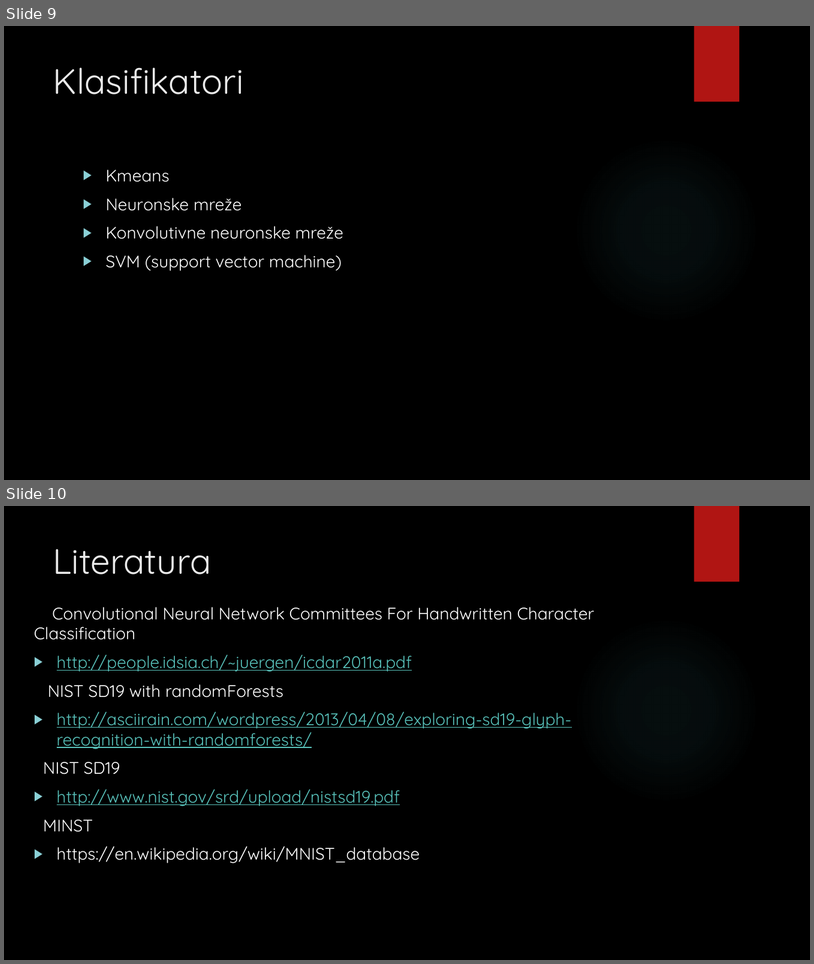
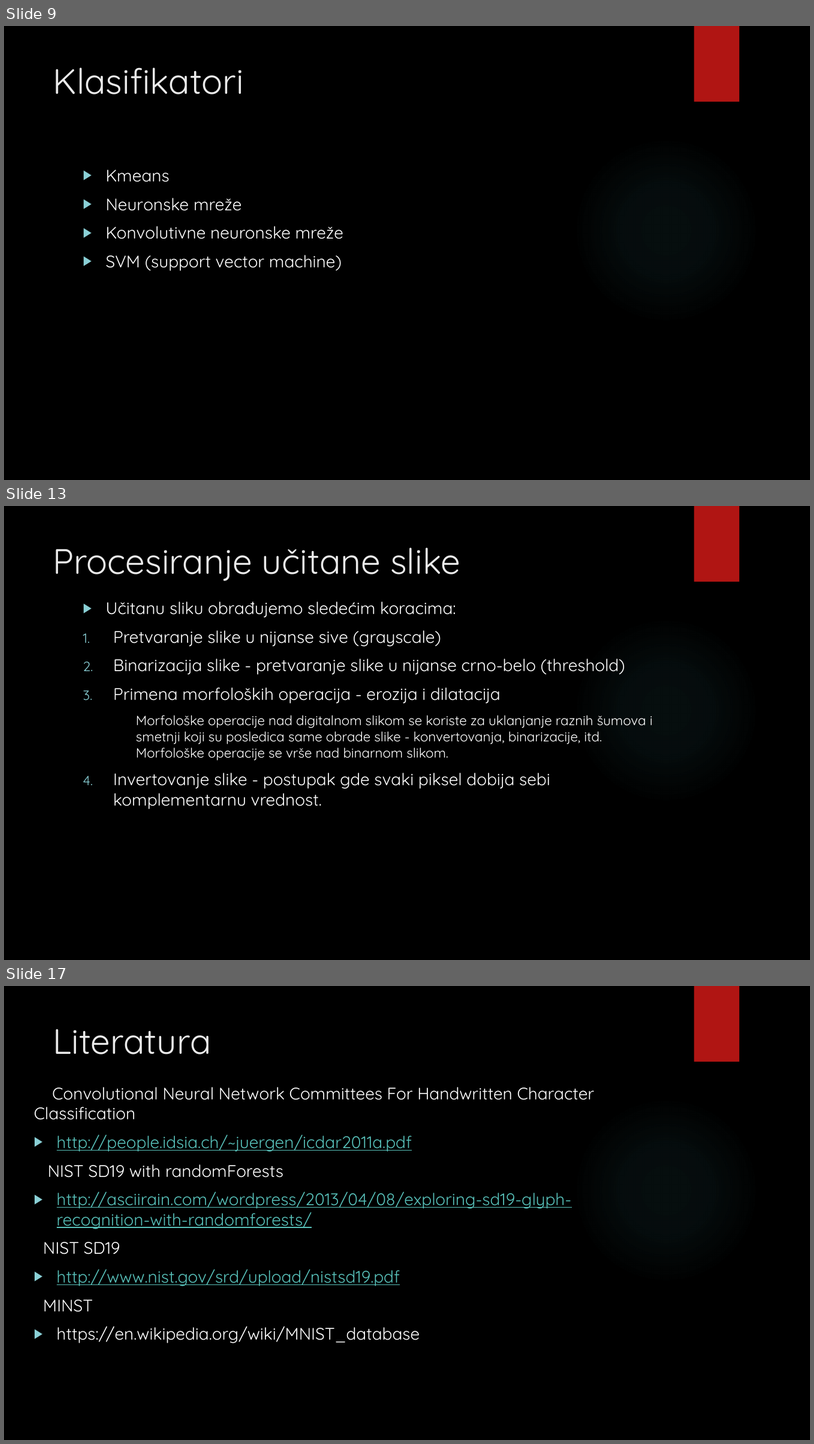
Before and after one commit to davor193/Photo-Calculator, a slide deck: photo_calculator.pptx. Shown one above the other, each under a label of ours: slides 9 and 10 before the commit, slides 9, 13 and 17 after it; the slides between them are not shown. The pictures are 814x964 and 814x1444 pixels, drawn with LibreOffice and Linux fonts; fonts in the diff are those of the drawing; background and template pictures are left out. Boxes give left, top, right and bottom in pixels: in the first picture for what was removed or moved away, otherwise in the second. Text is boxed around its words. In the diff, an @@ line names an element or a change of style, - is before the commit and + after.

```diff
--- a/photo_calculator.pptx
+++ b/photo_calculator.pptx
@@ slide 13 added at (4, 506, 810, 960), background picture (left out); not listed: 2 template elements that a slide beside it also shows @@
@@ title added at (53, 547, 461, 581), 42 pt, text #EBEBEB @@
+Procesiranje učitane slike
@@ text added at (106, 601, 653, 809), 20 pt, text #FFFFFF @@
+▶ Učitanu sliku obrađujemo sledećim koracima:
+1. Pretvaranje slike u nijanse sive (grayscale)
+2. Binarizacija slike - pretvaranje slike u nijanse crno-belo (threshold)
+3. Primena morfoloških operacija - erozija i dilatacija
+    Morfološke operacije nad digitalnom slikom se koriste za uklanjanje raznih šumova i smetnji koji su posledica same obrade slike - konvertovanja, binarizacije, itd. Morfološke operacije se vrše nad binarnom slikom.
+4. Invertovanje slike - postupak gde svaki piksel dobija sebi komplementarnu vrednost.
@@ what was slide 10 is now slide 17 @@
```
Also in this commit, not shown: 6 other slides added.
